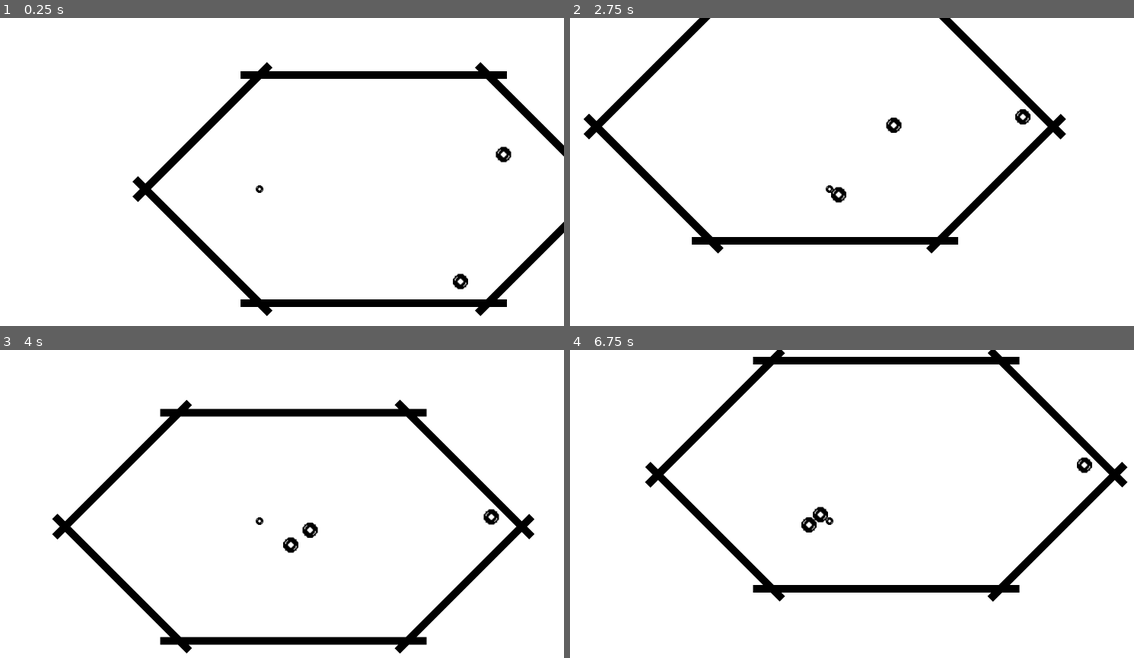
Above: before the commit, frames 1-4 (two rows, left to right).
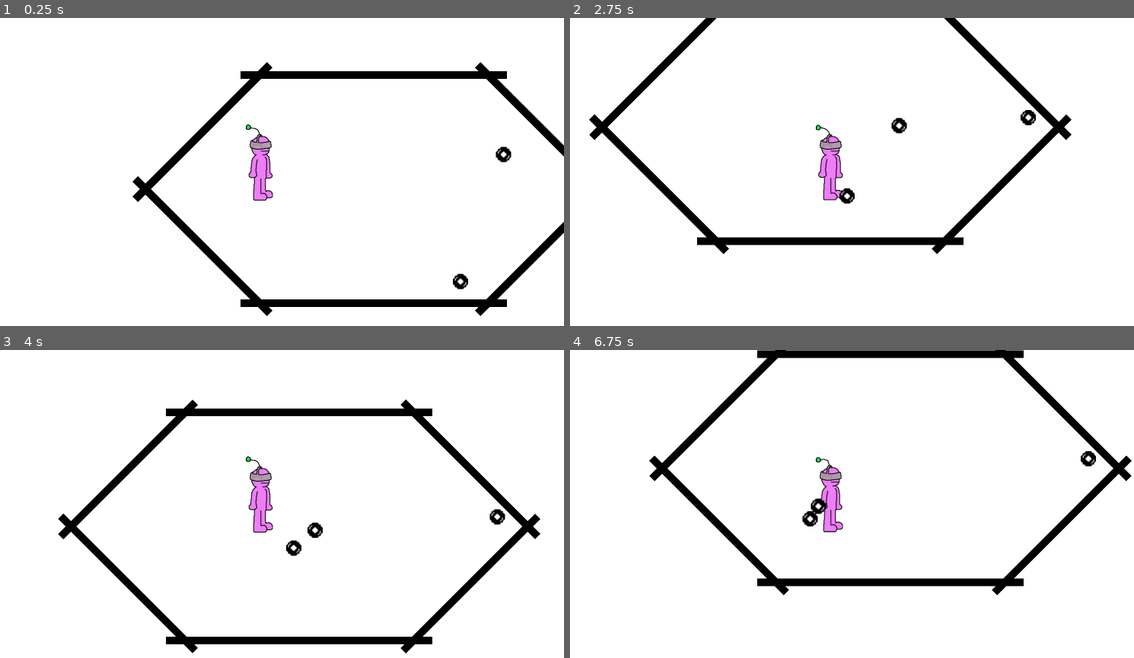
Above: after the commit, the same moments.

Repository: Avantir-Chaosfire/WetBlueberry_GMTK-Jam-2020
Game: Godot game, scene res://scene/world/World.tscn
The game is run twice, just before and just after one commit, with the same random seed, the same clock (stepped at 60 frames per second) and the same inputs.
Inputs:
- Up to frame 1 (0.25 s): no input
- Up to frame 2 (2.75 s): hold D (move_right) 0.53-1.28 s; hold S (move_down) 1.28-2.03 s; hold D (move_right) from 2.03 s (still down)
- Up to frame 3 (4 s): release D (move_right) at 2.78 s; hold W (move_up) 2.78-3.53 s; hold A (move_left) from 3.53 s (still down)
- Up to frame 4 (6.75 s): release A (move_left) at 5.03 s; hold S (move_down) 5.03-5.78 s; hold D (move_right) 5.78-6.53 s; hold W (move_up) from 6.53 s (still down)

The runs differ from the first frame. In frame 1, 0.7% of the frame differs, in the area x 43-49%, y 34-60%; in frame 2, 4.8%; in frame 3, 5.3%; in frame 4, 8.5%, in the area x 13-100%, y 0-82%.

Commit message:
Incorporates player idle animation

Diff:
--- a/scene/object/player/Body.gd
+++ b/scene/object/player/Body.gd
@@ -1,6 +1,11 @@
 extends KinematicBody2D
 
+onready var animationPlayer = get_node("AnimationPlayer")
+
 const MovementSpeed = 230
+
+func _ready():
+	animationPlayer.play("Idle")
 
 func _physics_process(delta):
 	var inputVector = Vector2()
--- a/scene/object/player/Player.tscn
+++ b/scene/object/player/Player.tscn
@@ -1,9 +1,37 @@
-[gd_scene load_steps=4 format=2]
+[gd_scene load_steps=8 format=2]
 
-[ext_resource path="res://sprite/player.png" type="Texture" id=1]
+[ext_resource path="res://sprite/idle/3.png" type="Texture" id=1]
 [ext_resource path="res://scene/object/player/Body.gd" type="Script" id=2]
+[ext_resource path="res://sprite/idle/2.png" type="Texture" id=3]
+[ext_resource path="res://sprite/idle/1.png" type="Texture" id=4]
 
 [sub_resource type="CircleShape2D" id=1]
+
+[sub_resource type="SpriteFrames" id=2]
+animations = [ {
+"frames": [ ExtResource( 4 ), ExtResource( 3 ), ExtResource( 1 ) ],
+"loop": true,
+"name": "default",
+"speed": 5.0
+} ]
+
+[sub_resource type="Animation" id=3]
+resource_name = "Idle"
+length = 0.75
+loop = true
+step = 0.0166667
+tracks/0/type = "value"
+tracks/0/path = NodePath("Sprite:frame")
+tracks/0/interp = 1
+tracks/0/loop_wrap = true
+tracks/0/imported = false
+tracks/0/enabled = true
+tracks/0/keys = {
+"times": PoolRealArray( 0, 0.25, 0.5 ),
+"transitions": PoolRealArray( 1, 1, 1 ),
+"update": 1,
+"values": [ 0, 1, 2 ]
+}
 
 [node name="Player" type="Node2D"]
 
@@ -11,11 +39,15 @@
 script = ExtResource( 2 )
 
 [node name="Hitbox" type="CollisionShape2D" parent="Body"]
+scale = Vector2( 3, 3 )
 shape = SubResource( 1 )
-
-[node name="Sprite" type="Sprite" parent="Body"]
-scale = Vector2( 1.25, 1.25 )
-texture = ExtResource( 1 )
 
 [node name="Camera" type="Camera2D" parent="Body"]
 current = true
+
+[node name="Sprite" type="AnimatedSprite" parent="Body"]
+position = Vector2( 0, -70 )
+frames = SubResource( 2 )
+
+[node name="AnimationPlayer" type="AnimationPlayer" parent="Body"]
+anims/Idle = SubResource( 3 )
Not shown, added: sprite/background.png.import
Binary file removed: sprite/idle-172x222-250ms.png
Binary file added: sprite/idle/1.png
Not shown, added: sprite/idle/1.png.import
Binary file added: sprite/idle/2.png
Not shown, added: sprite/idle/2.png.import
Binary file added: sprite/idle/3.png
Not shown, added: sprite/idle/3.png.import
